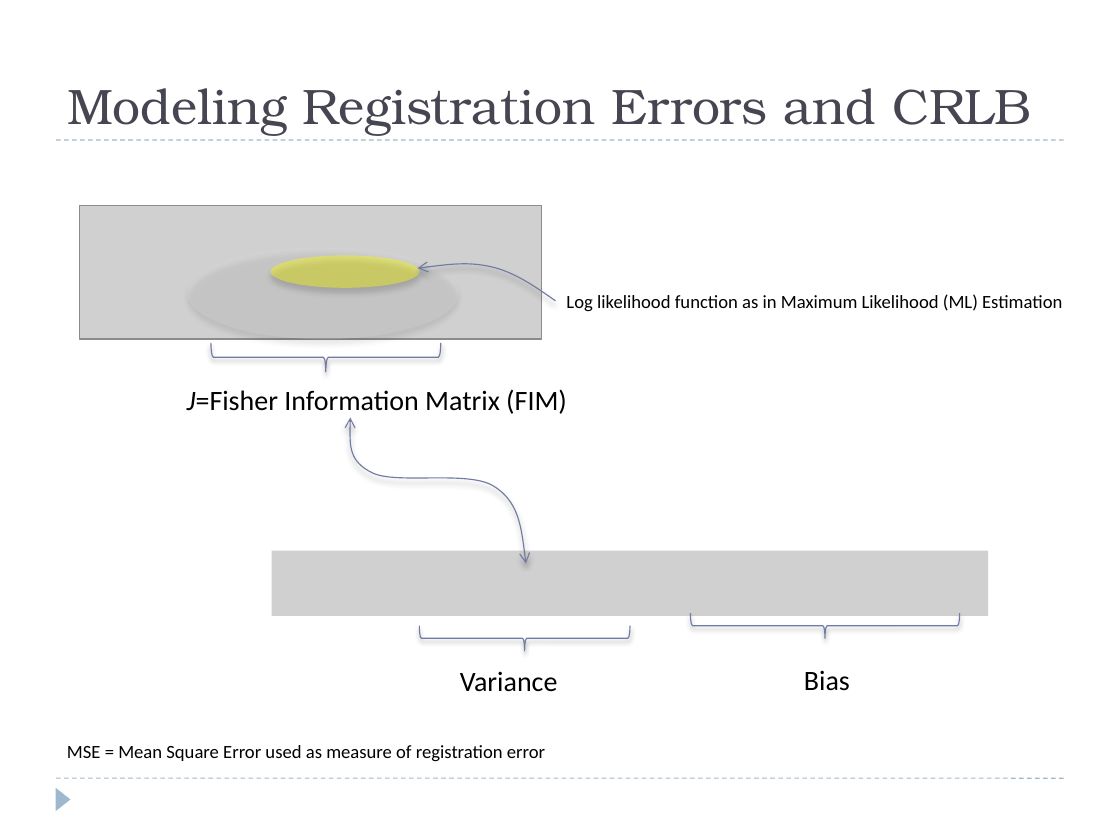
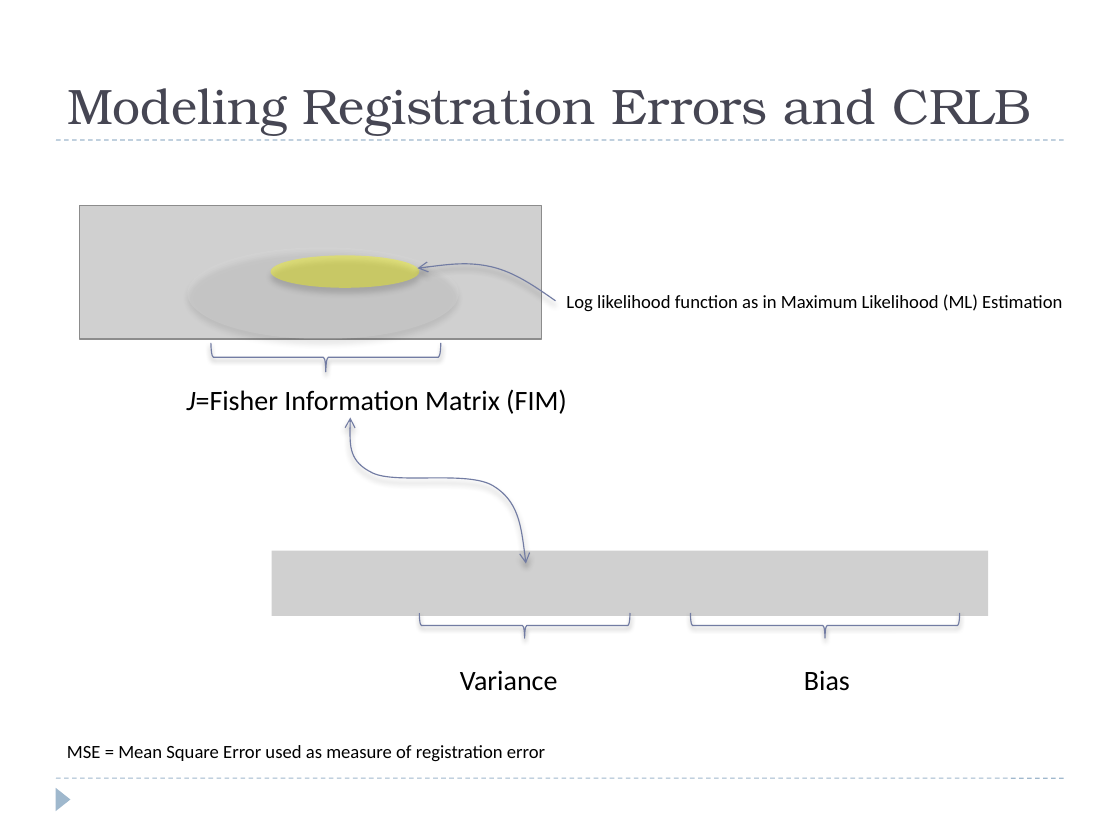
Before and after one commit to josh-gleason/CS679, a slide deck: slide 10 of Presentation/CS679Presentation2.pptx (slide 9 before the commit). Drawn at 1120x840 pixels with LibreOffice and Linux fonts; fonts in the diff are those of the drawing; grey boxes stand for pictures. Boxes give left, top, right and bottom in pixels: in the first picture for what was removed or moved away, otherwise in the second. Text is boxed around its words. In the diff, an @@ line names an element or a change of style, - is before the commit and + after.

```diff
--- a/Presentation/CS679Presentation2.pptx
+++ b/Presentation/CS679Presentation2.pptx
@@ left brace: place and size @@
-left brace at [419,626,629,651]
+left brace at [419,613,629,637]
```
Also in this commit, not shown: 8 other slides changed, 1 slide added.
